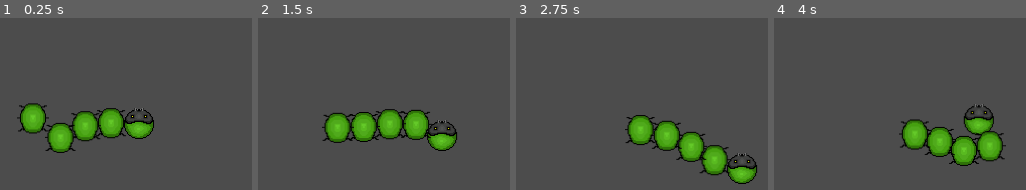
Above: before the commit, frames 1-4 (left to right).
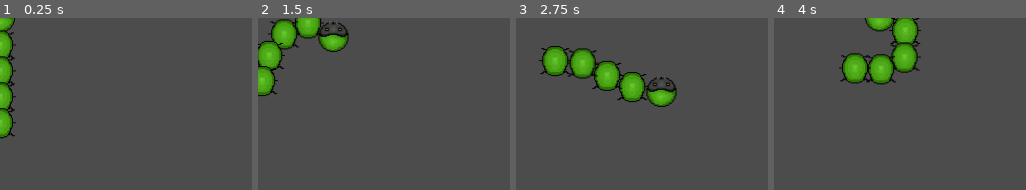
Above: after the commit, the same moments.

Repository: thatnick/grow-grow
Game: Godot game, scene res://scenes/test.tscn
Same seed, same stepped clock (60 frames per second), same inputs: the game is played once before the commit and once after it. The project has no main scene, so this scene is started directly.
Inputs:
- Up to frame 1 (0.25 s): no input
- Up to frame 2 (1.5 s): hold Right (ui_right) 0.53-1.28 s; hold Down (ui_down) from 1.28 s (still down)
- Up to frame 3 (2.75 s): release Down (ui_down) at 2.03 s; hold Right (ui_right) from 2.03 s (still down)
- Up to frame 4 (4 s): release Right (ui_right) at 2.78 s; hold Up (ui_up) 2.78-3.53 s; hold Left (ui_left) from 3.53 s (still down)

The runs differ from the first frame. In frame 1, 11% of the frame differs, in the area x 0-62%, y 0-79%; in frame 2, 14%; in frame 3, 15%, in the area x 9-96%, y 16-97%; in frame 4, 14%.

Commit message:
Changes to player

Diff:
--- /dev/null
+++ b/scenes/player.gd
@@ -0,0 +1,18 @@
+extends Node
+
+var timer = 120
+#const TIMER_INITAL = 5
+
+#func _ready():
+	#timer = TIMER_INITAL
+
+func _physics_process(delta):
+	timer = timer - 1
+	if timer == 0:
+		add_tail()
+		timer = 120
+	pass
+
+func add_tail():
+	print("added tail")
+	pass
--- /dev/null
+++ b/scenes/player.tscn
@@ -0,0 +1,22 @@
+[gd_scene load_steps=4 format=2]
+
+[ext_resource path="res://scenes/PhysicTail.tscn" type="PackedScene" id=1]
+[ext_resource path="res://scenes/PhysicHead.tscn" type="PackedScene" id=2]
+[ext_resource path="res://scenes/player.gd" type="Script" id=3]
+
+[node name="player" type="Node"]
+script = ExtResource( 3 )
+
+[node name="PhysicHead" parent="." instance=ExtResource( 2 )]
+
+[node name="PhysicTail" parent="." instance=ExtResource( 1 )]
+position = Vector2( 0, 32 )
+
+[node name="PhysicTail2" parent="." instance=ExtResource( 1 )]
+position = Vector2( 0, 64 )
+
+[node name="PhysicTail3" parent="." instance=ExtResource( 1 )]
+position = Vector2( 0, 96 )
+
+[node name="PhysicTail4" parent="." instance=ExtResource( 1 )]
+position = Vector2( 0, 128 )
--- a/scenes/test.tscn
+++ b/scenes/test.tscn
@@ -1,23 +1,7 @@
-[gd_scene load_steps=3 format=2]
+[gd_scene load_steps=2 format=2]
 
-[ext_resource path="res://scenes/PhysicHead.tscn" type="PackedScene" id=1]
-[ext_resource path="res://scenes/PhysicTail.tscn" type="PackedScene" id=2]
+[ext_resource path="res://scenes/player.tscn" type="PackedScene" id=1]
 
 [node name="Node2D" type="Node2D"]
 
-[node name="player" type="Node" parent="."]
-
-[node name="PhysicHead" parent="player" instance=ExtResource( 1 )]
-position = Vector2( 139, 106 )
-
-[node name="PhysicTail" parent="player" instance=ExtResource( 2 )]
-position = Vector2( 104, 105 )
-
-[node name="PhysicTail2" parent="player" instance=ExtResource( 2 )]
-position = Vector2( 71, 110 )
-
-[node name="PhysicTail3" parent="player" instance=ExtResource( 2 )]
-position = Vector2( 35, 111 )
-
-[node name="PhysicTail4" parent="player" instance=ExtResource( 2 )]
-position = Vector2( 32, 106 )
+[node name="player" parent="." instance=ExtResource( 1 )]
--- a/scripts/PhysicHead.gd
+++ b/scripts/PhysicHead.gd
@@ -1,7 +1,7 @@
 extends KinematicBody2D
 
 var velocity = Vector2(0, 0)
-const SPEED = 60
+const SPEED = 100
 
 func _physics_process(delta):
 	velocity.x = Input.get_action_strength("ui_right") - Input.get_action_strength("ui_left")
--- a/scripts/PhysicTail.gd
+++ b/scripts/PhysicTail.gd
@@ -1,6 +1,6 @@
 extends KinematicBody2D
 
-const SPEED = 70
+const SPEED = 100
 const GAP = 5
 
 var parent_pos = Vector2()
